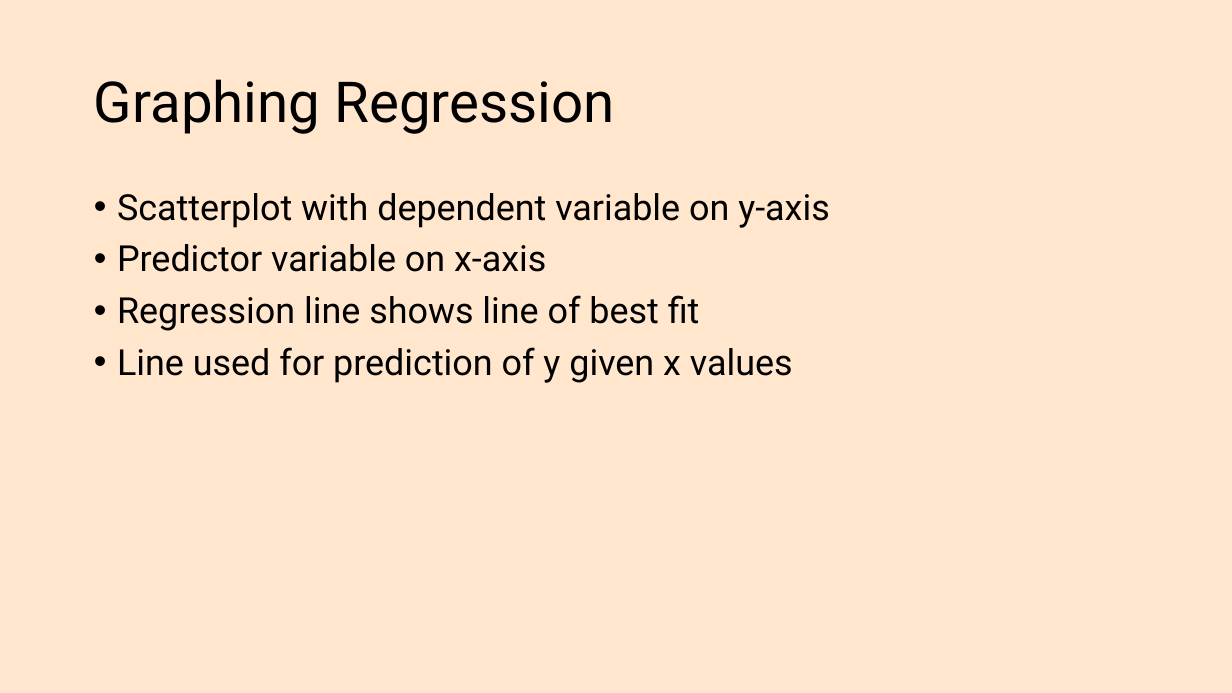
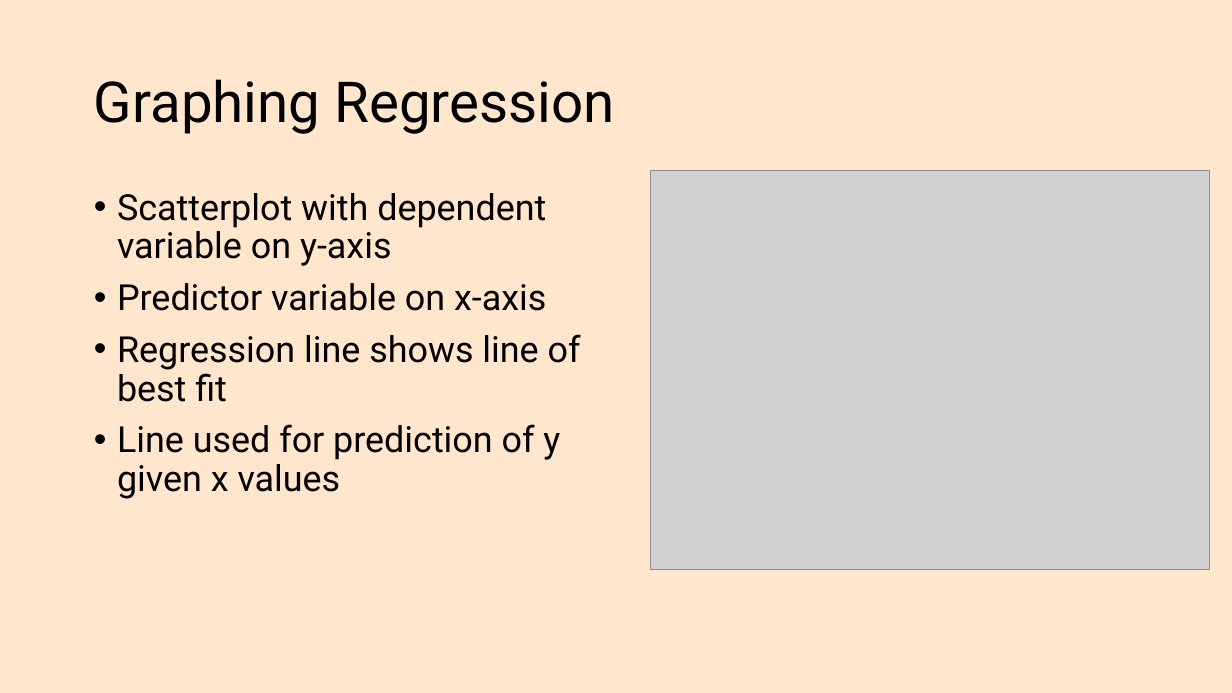
Before and after one commit to rstats-bootcamp/RStatsBootcamp-2025, a slide deck: slide 7 of .slides/topics/10_regression.pptx. Drawn at 1232x693 pixels with LibreOffice and Linux fonts; fonts in the diff are those of the drawing; grey boxes stand for pictures. Boxes give left, top, right and bottom in pixels: in the first picture for what was removed or moved away, otherwise in the second. Text is boxed around its words. In the diff, an @@ line names an element or a change of style, - is before the commit and + after.

```diff
--- a/.slides/topics/10_regression.pptx
+++ b/.slides/topics/10_regression.pptx
@@ picture added at [651,171,1209,570] @@
@@ text "Scatterplot with dependent variable on ..." rewrapped from [117,193,830,383] to [117,193,581,499] @@
```
Also in this commit, not shown: 5 other slides changed, 1 slide added, 5 other files.
